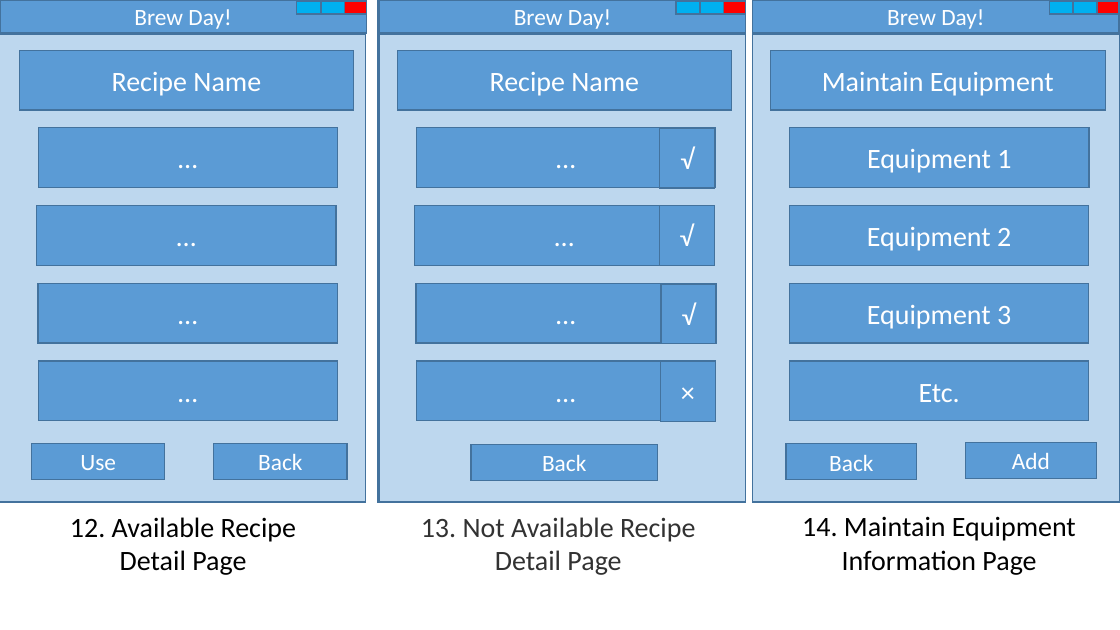
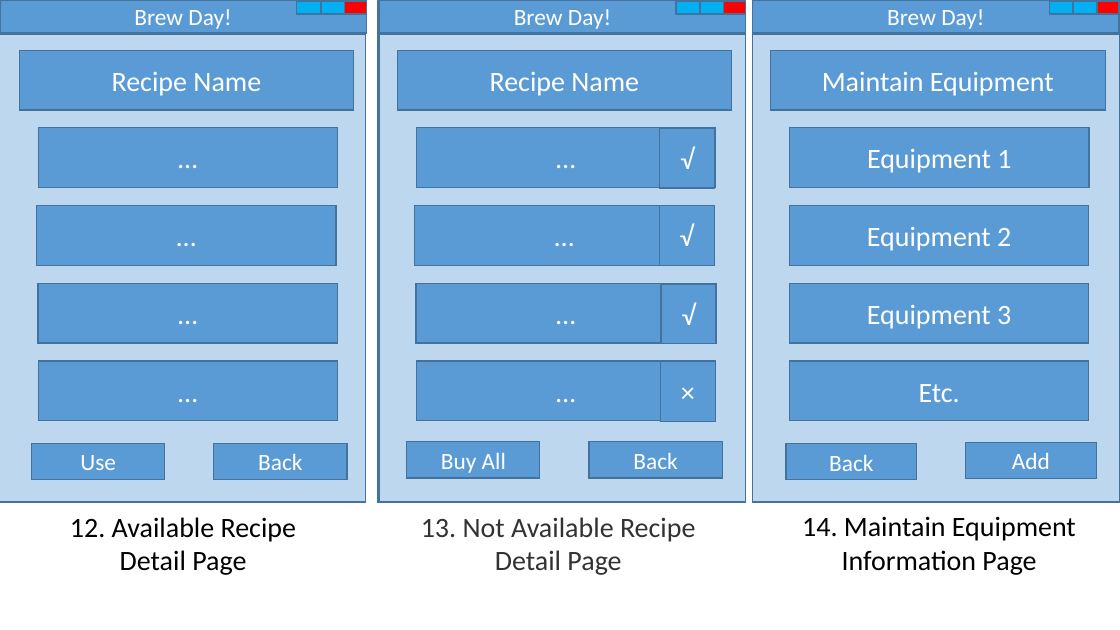
Before and after one commit to RainySummerLuo/SoftwareEngineering, a slide deck: slide 5 of Software Development Workshop III/UI.pptx. Drawn at 1120x630 pixels with LibreOffice and Linux fonts; fonts in the diff are those of the drawing. Boxes give left, top, right and bottom in pixels: in the first picture for what was removed or moved away, otherwise in the second. Text is boxed around its words. In the diff, an @@ line names an element or a change of style, - is before the commit and + after.

```diff
--- a/Software Development Workshop III/UI.pptx
+++ b/Software Development Workshop III/UI.pptx
@@ rectangle added at (407,442,539,478), fill #5B9BD5, outline #43739E 1 pt, 20 pt, text #FFFFFF @@
+Buy All
@@ rectangle "Back": place and size @@
-rectangle "Back" at (471,444,658,481)
+rectangle "Back" at (589,442,722,478)
```
Also in this commit, not shown: 2 other slides changed, 5 other files.
